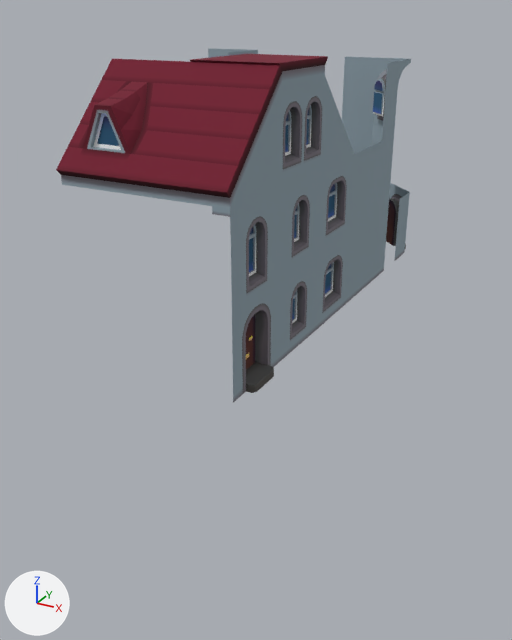
The Blender file assetsSrc/buildings.blend, before and after one commit.
Rendered twice from a 50 mm camera at (3.21, -5.86, 3.65) aimed at (-0.59, 1.05, 0.19). The lights are fixed; the arrows at lower left show +X, +Y and +Z.

Objects in the first picture: 'h1.001', 'h1.002', 'h1.005', 'h1.006', 'h1.007', 'h1.008', 'h1.009', 'h1.010', 'h1.011', 'h1.013', 'h1.014', 'h1.019'.
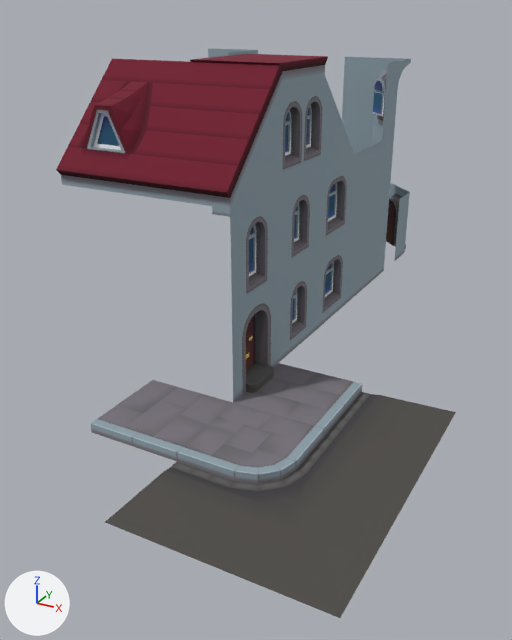
Pixel boxes (x1, y1, x2, y2) of what changed, in the pictures (512 x 640 px):
'Plane.005', added: after (213, 495, 390, 618)
'Plane.004', added: after (105, 462, 275, 566)
'Plane.003', added: after (270, 438, 427, 529)
'Plane.001', added: after (177, 403, 324, 484)
'Plane.006', added: after (90, 380, 233, 461)
'Plane.002', added: after (324, 392, 456, 463)
'Plane', added: after (233, 363, 362, 437)

Diff of the bpy script that builds the scene:
```diff
--- a/assetsSrc/buildings.blend.py
+++ b/assetsSrc/buildings.blend.py
@@ me_plane @@
+me_plane.from_pydata(...)  # 32 vertices, 32 faces; spans x -0.5..0.5, y -0.5..0.5, z -0.1..0.0
+me_plane.materials.append(mat_material)  # picture img_atlas_png
@@ me_plane_006 @@
+me_plane_006.from_pydata(...)  # 7 vertices, 4 faces; spans x -0.5..0.5, y -0.5..0.5, z 0.9..0.94
+me_plane_006.materials.append(mat_material)  # picture img_atlas_png
@@ me_plane_005 @@
+me_plane_005.from_pydata(...)  # 35 vertices, 42 faces; spans x -0.633..0.5, y -0.5..0.5, z 0.9..0.94
+me_plane_005.materials.append(mat_material)  # picture img_atlas_png
@@ me_plane_004 @@
+me_plane_004.from_pydata(...)  # 35 vertices, 42 faces; spans x -0.626..0.5, y -0.5..0.5, z 0.9..0.94
+me_plane_004.materials.append(mat_material)  # picture img_atlas_png
@@ me_plane_003 @@
+me_plane_003.from_pydata(...)  # 37 vertices, 42 faces; spans x -0.5..0.5, y -0.5..0.5, z 0.9..0.94
+me_plane_003.materials.append(mat_material)  # picture img_atlas_png
@@ me_plane_002 @@
+me_plane_002.from_pydata(...)  # 53 vertices, 63 faces; spans x -0.5..0.5, y -0.5..0.5, z -0.1..0.0
+me_plane_002.materials.append(mat_material)  # picture img_atlas_png
@@ ob_plane_006 @@
+ob_plane_006 = bpy.data.objects.new('Plane.006', me_plane)
+ob_plane_006.location = (-0.5, -1.0, 0.0)
+ob_plane_006.rotation_euler = (0.0, 0.0, -1.571)  # degrees (0, 0, -90)
@@ ob_plane_005 @@
+ob_plane_005 = bpy.data.objects.new('Plane.005', me_plane_006)
+ob_plane_005.location = (1.5, -2.0, -1.0)
@@ ob_plane_004 @@
+ob_plane_004 = bpy.data.objects.new('Plane.004', me_plane_005)
+ob_plane_004.location = (0.5, -2.0, -1.0)
+ob_plane_004.rotation_euler = (0.0, 0.0, -1.571)  # degrees (0, 0, -90)
@@ ob_plane_003 @@
+ob_plane_003 = bpy.data.objects.new('Plane.003', me_plane_004)
+ob_plane_003.location = (1.5, -1.0, -1.0)
@@ ob_plane_002 @@
+ob_plane_002 = bpy.data.objects.new('Plane.002', me_plane_003)
+ob_plane_002.location = (1.5, 0.0, -1.0)
@@ ob_plane_001 @@
+ob_plane_001 = bpy.data.objects.new('Plane.001', me_plane_002)
+ob_plane_001.location = (0.5, -1.0, 0.0)
@@ ob_plane @@
+ob_plane = bpy.data.objects.new('Plane', me_plane)
+ob_plane.location = (0.5, 0.0, 0.0)
```
